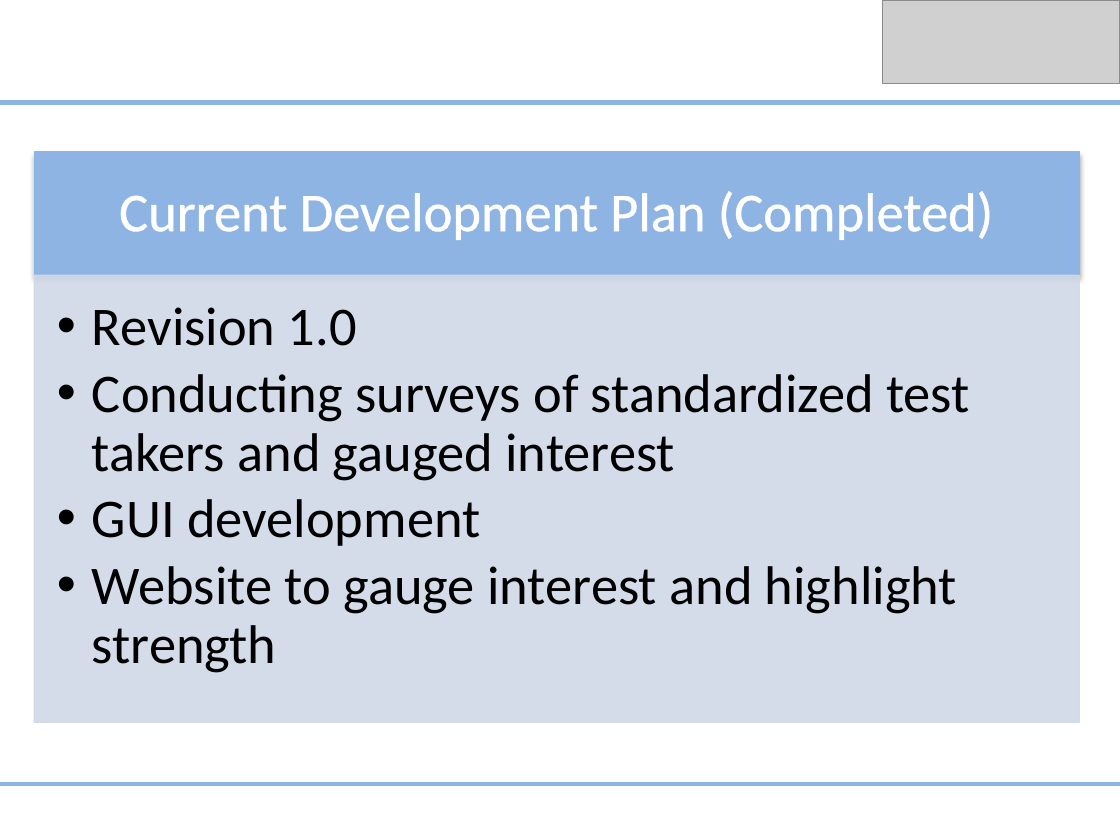
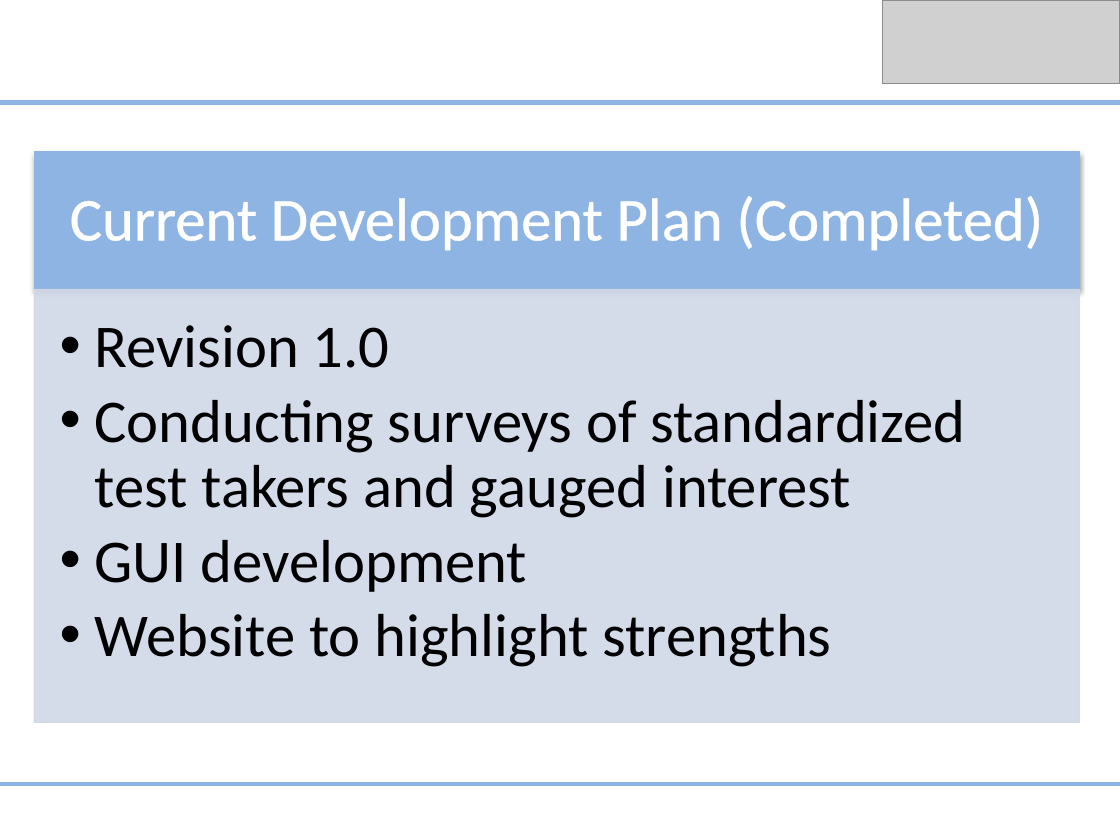
Before and after one commit to av8ramit/excelerate, a slide deck: slide 8 of Documents/Business Plan.pptx. Drawn at 1120x840 pixels with LibreOffice and Linux fonts; fonts in the diff are those of the drawing; grey boxes stand for pictures. Boxes give left, top, right and bottom in pixels: in the first picture for what was removed or moved away, otherwise in the second. Text is boxed around its words. In the diff, an @@ line names an element or a change of style, - is before the commit and + after.

Commit message:
New slide

```diff
--- a/Documents/Business Plan.pptx
+++ b/Documents/Business Plan.pptx
@@ text "Current Development Plan (Completed)" at (70,196,1043,251): size 35 to 39 pt; more space between paragraphs @@
@@ rectangle: place and size @@
-rectangle at (34,152,1079,276)
+rectangle at (34,152,1079,290)
@@ text "Revision 1.0": place and size @@
-text "Revision 1.0" at (92,307,970,673)
+text "Revision 1.0" at (95,325,965,667)
@@ rectangle: place and size @@
-rectangle at (34,276,1079,722)
+rectangle at (34,290,1079,722)
@@ text at (95,325,965,592): size 35 to 39 pt in "Revision 1.0", "Conducting surveys of standardized test takers and ...", "GUI development" @@
@@ text at (95,614,831,667): text changed; size 35 to 39 pt @@
-  •• Website to gauge interest and highlight strength
+  •• Website to highlight strengths
```
Also in this commit, not shown: 3 other slides changed, 1 slide added.
